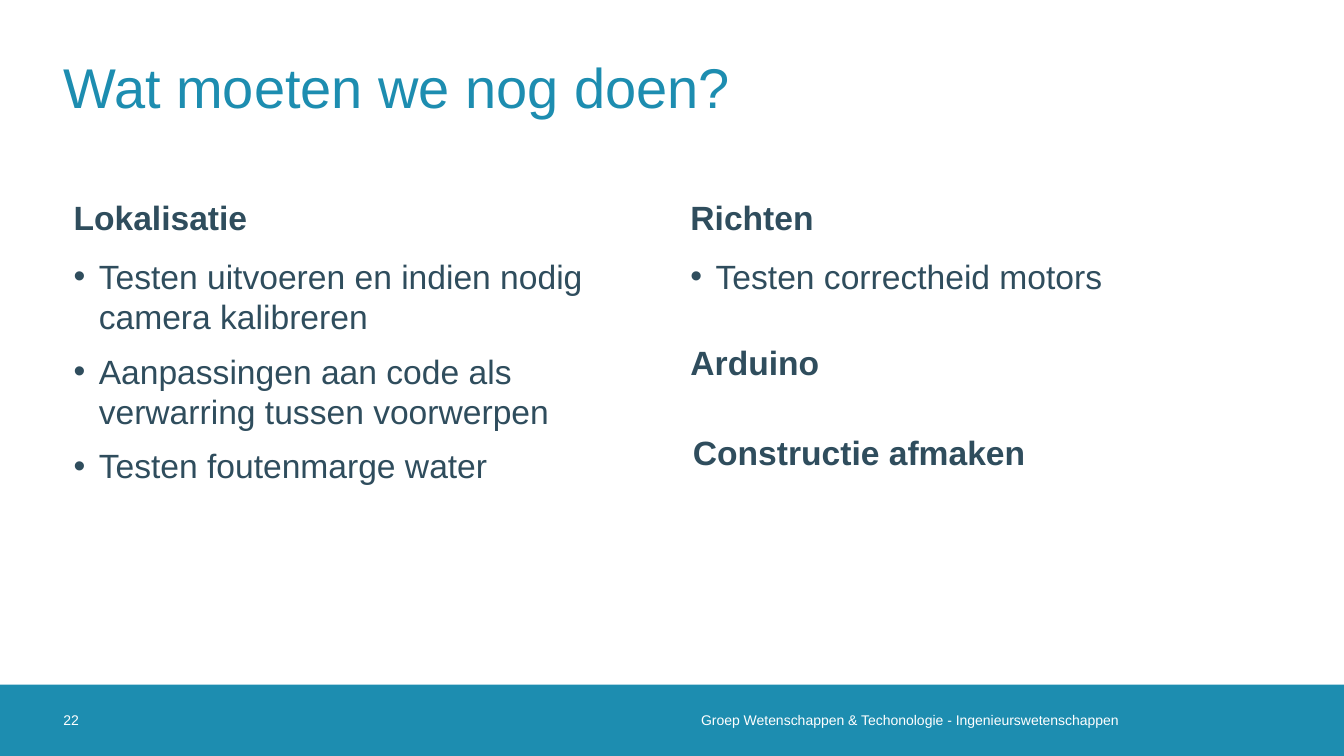
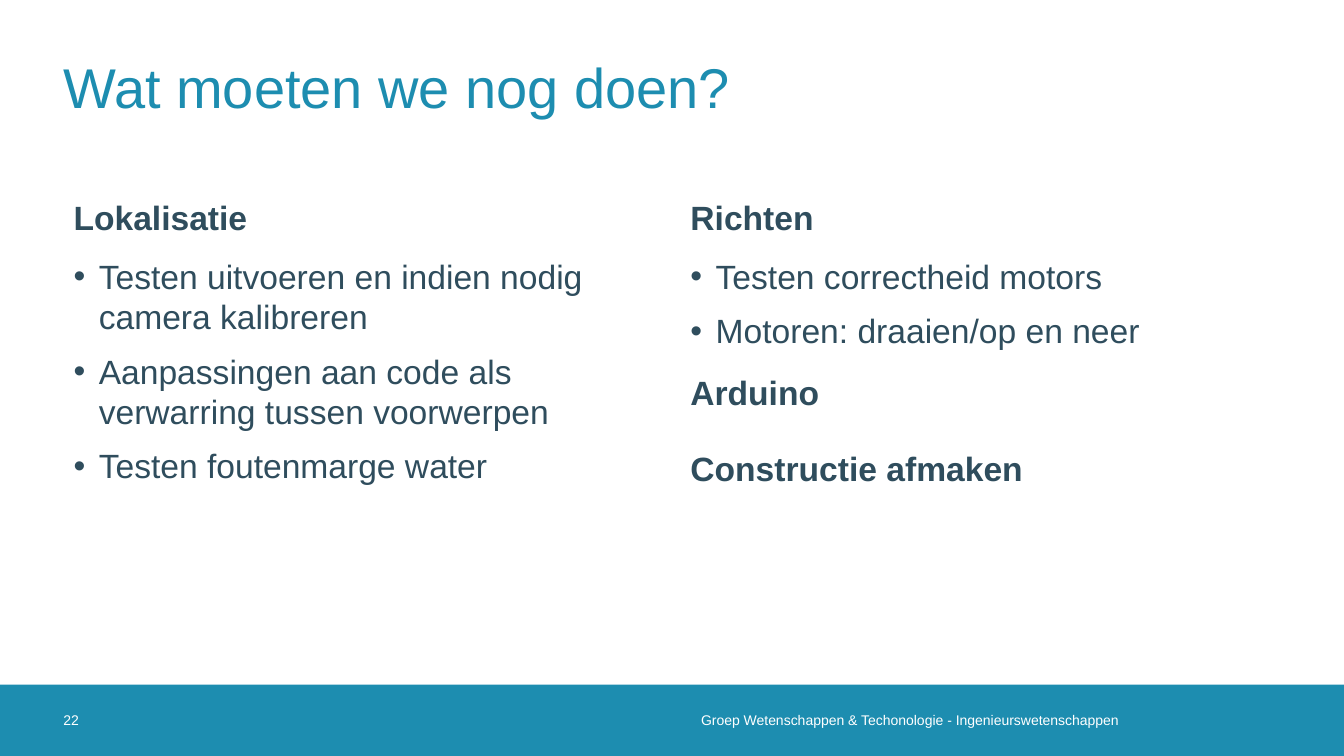
Before and after one commit to 2023-2022-KULAK-IW/2022_2023_Probleemoplossen_en_Ontwerpen_2, a slide deck: slide 22 of Tussentijdse Presentatie .pptx. Drawn at 1344x756 pixels with LibreOffice and Linux fonts; fonts in the diff are those of the drawing; background and template pictures are left out. Boxes give left, top, right and bottom in pixels: in the first picture for what was removed or moved away, otherwise in the second. Text is boxed around its words. In the diff, an @@ line names an element or a change of style, - is before the commit and + after.

```diff
--- a/Tussentijdse Presentatie .pptx
+++ b/Tussentijdse Presentatie .pptx
@@ text at bbox=[716, 318, 1139, 350]: paragraph added @@
+• Motoren: draaien/op en neer
@@ text "Arduino": place and size @@
-text "Arduino" at bbox=[690, 350, 819, 376]
+text "Arduino" at bbox=[690, 380, 819, 406]
@@ text "Constructie afmaken": place and size @@
-text "Constructie afmaken" at bbox=[693, 440, 1025, 466]
+text "Constructie afmaken" at bbox=[690, 456, 1022, 482]
```
Also in this commit, not shown: 1 other slide changed.
